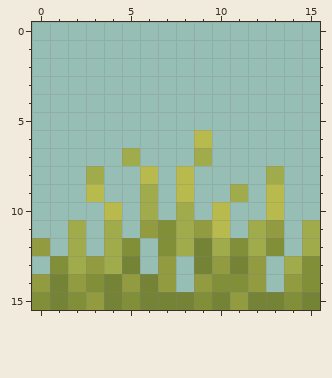
Edited in one commit: pixel-art sprite (assets/cubyz/blocks/textures/dry_grass_vegetation.png). Above: the version before the commit.
The file is 16x16 pixels.
And afterwards:
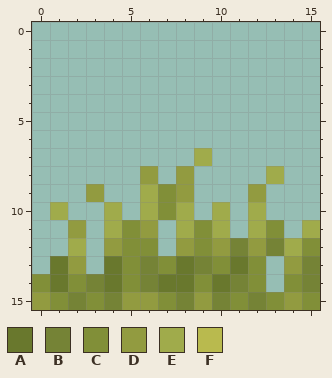
Palette (. is transparent): A #69782d  B #758336  C #818f38  D #929b40  E #a0ab4b  F #b9ba4e
Edits made:
Changed rows in their new state; - is an unchanged pixel.
first column x 0:
 6 ---------.------
 7 -----.----------
 8 ---.--D-D-------
 9 ---D---CD--.D.--
10 -E--E--C--E-E.--
11 --D--C-.-CE--C--
12 .---D-C.DCDBDBEC
13 -AD.ACBCA-CAC-DB
14 CACBAC-AACABC-CB
15 DCBC-DDC-D-C-CDC
